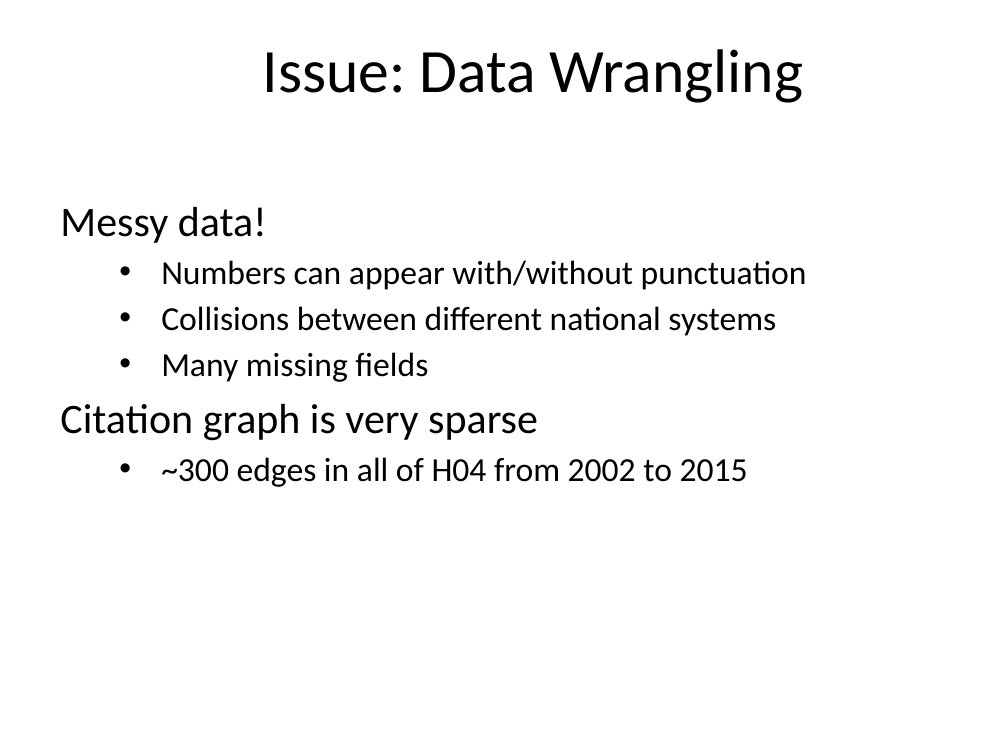
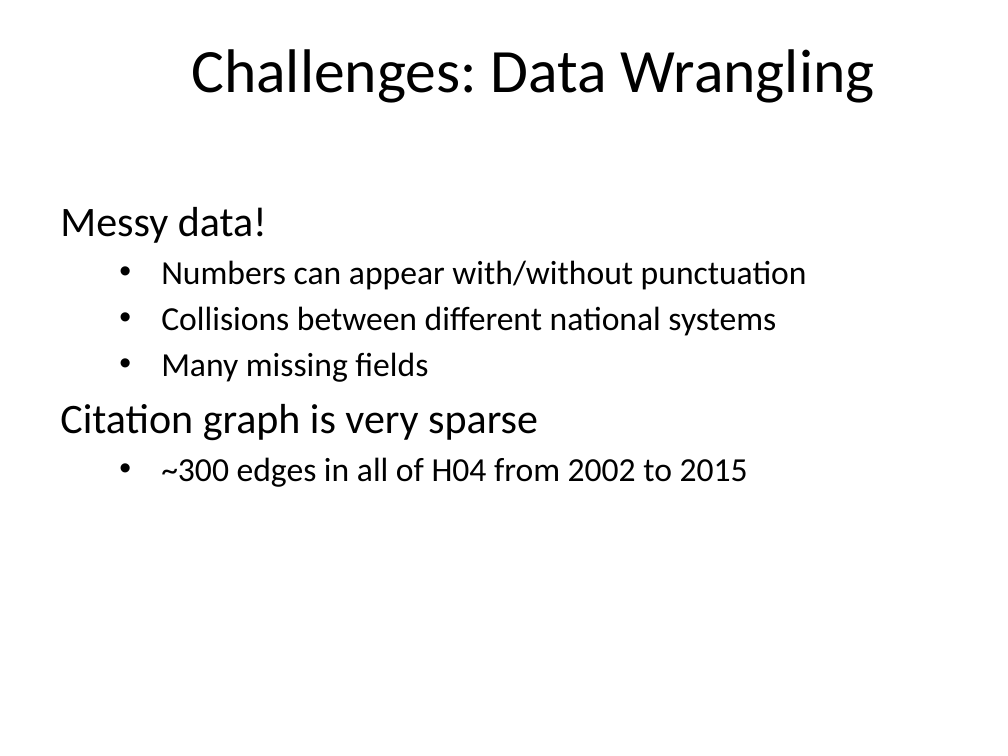
Before and after one commit to alexgittens/XDataUSPTOHackathon, a slide deck: slide 12 of XDATA_Sep2016_klevin_slides.pptx. Drawn at 1008x756 pixels with LibreOffice and Linux fonts; fonts in the diff are those of the drawing; background and template pictures are left out. Boxes give left, top, right and bottom in pixels: in the first picture for what was removed or moved away, otherwise in the second. Text is boxed around its words. In the diff, an @@ line names an element or a change of style, - is before the commit and + after.

```diff
--- a/XDATA_Sep2016_klevin_slides.pptx
+++ b/XDATA_Sep2016_klevin_slides.pptx
@@ title at bbox=[191, 49, 875, 103]: text changed @@
-Issue: Data Wrangling
+Challenges: Data Wrangling
```
Also in this commit, not shown: 6 other slides changed.
